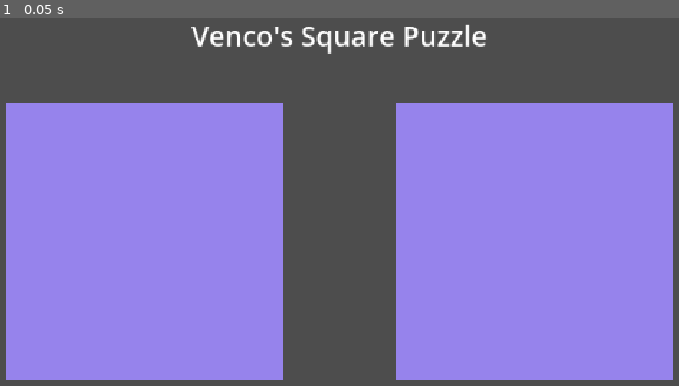
Above: before the commit, frame 1.
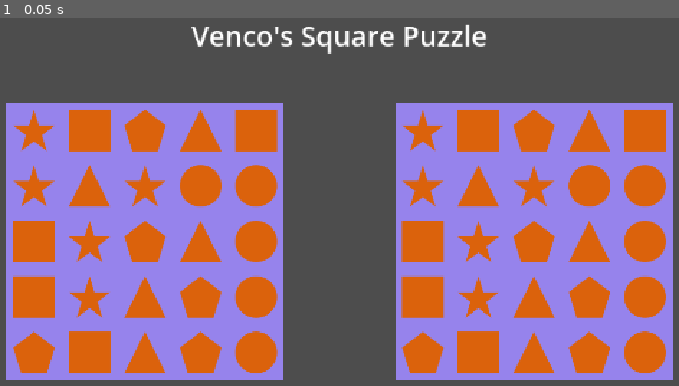
Above: after the commit, the same moment.

Repository: V3NCO/Arcade-Puzzle
Game: Godot game, scene res://Scenes/Ingame_Menu.tscn
The game is run twice, just before and just after one commit, with the same random seed, the same clock (stepped at 60 frames per second) and the same inputs.
Inputs:
- Up to frame 1 (0.05 s): no input

The runs differ from the first frame. In frame 1, 24% of the frame differs, in the area x 1-99%, y 25-97%.

Commit message:
First shuffler

Diff:
--- a/Scenes/Ingame_Menu.tscn
+++ b/Scenes/Ingame_Menu.tscn
@@ -1,6 +1,7 @@
-[gd_scene load_steps=4 format=3 uid="uid://bum60vuk0axb6"]
+[gd_scene load_steps=5 format=3 uid="uid://bum60vuk0axb6"]
 
-[ext_resource type="TileSet" uid="uid://iaw0cjpddc8b" path="res://TileSet/Yes.tres" id="1_tvkdg"]
+[ext_resource type="TileSet" uid="uid://cjuhwb3yscdf4" path="res://TileSet/tilescrazy.tres" id="1_mrwon"]
+[ext_resource type="Script" uid="uid://exwn140fa7is" path="res://Scripts/tile_map_layer.gd" id="2_mrwon"]
 
 [sub_resource type="Theme" id="Theme_2opte"]
 
@@ -58,4 +59,5 @@
 
 [node name="TileMapLayer" type="TileMapLayer" parent="."]
 position = Vector2(96, 124)
-tile_set = ExtResource("1_tvkdg")
+tile_set = ExtResource("1_mrwon")
+script = ExtResource("2_mrwon")
--- /dev/null
+++ b/Scripts/tile_map_layer.gd
@@ -0,0 +1,22 @@
+extends TileMapLayer
+
+
+func _ready():
+	init()
+
+func init():
+	var numbers_available = [5, 5, 5, 5, 5]
+	for n in range(5):
+		for m in range(5):
+			var finding_number = true
+			var current_number = 0
+			while finding_number:
+				current_number = randi_range(0, 4)
+				if numbers_available[current_number] >= 1:
+					numbers_available[current_number] -= 1
+					finding_number = false
+
+			print("range: "+str(n) +' '+ str(m))
+			print(str(current_number))
+			set_cell(Vector2i(n, m), 1, Vector2i(current_number, 0), 0)
+			set_cell(Vector2i(n+7, m), 1, Vector2i(current_number, 0), 0)
--- a/TileSet/Yes.tres
+++ /dev/null
@@ -1,105 +0,0 @@
-[gd_resource type="TileSet" load_steps=3 format=3 uid="uid://iaw0cjpddc8b"]
-
-[ext_resource type="Texture2D" uid="uid://cn18oyhi0ayej" path="res://images/vectors/tiles.svg" id="1_t77m7"]
-
-[sub_resource type="TileSetAtlasSource" id="TileSetAtlasSource_iwwli"]
-texture = ExtResource("1_t77m7")
-texture_region_size = Vector2i(80, 80)
-0:0/0 = 0
-1:0/0 = 0
-2:0/0 = 0
-3:0/0 = 0
-4:0/0 = 0
-6:0/0 = 0
-7:0/0 = 0
-8:0/0 = 0
-12:0/0 = 0
-17:0/0 = 0
-22:0/0 = 0
-0:1/0 = 0
-1:1/0 = 0
-2:1/0 = 0
-3:1/0 = 0
-4:1/0 = 0
-5:1/0 = 0
-6:1/0 = 0
-7:1/0 = 0
-8:1/0 = 0
-9:1/0 = 0
-11:1/0 = 0
-12:1/0 = 0
-13:1/0 = 0
-17:1/0 = 0
-20:1/0 = 0
-21:1/0 = 0
-22:1/0 = 0
-23:1/0 = 0
-24:1/0 = 0
-0:2/0 = 0
-1:2/0 = 0
-2:2/0 = 0
-3:2/0 = 0
-4:2/0 = 0
-5:2/0 = 0
-6:2/0 = 0
-7:2/0 = 0
-8:2/0 = 0
-9:2/0 = 0
-11:2/0 = 0
-12:2/0 = 0
-13:2/0 = 0
-15:2/0 = 0
-16:2/0 = 0
-17:2/0 = 0
-18:2/0 = 0
-19:2/0 = 0
-20:2/0 = 0
-21:2/0 = 0
-22:2/0 = 0
-23:2/0 = 0
-24:2/0 = 0
-0:3/0 = 0
-1:3/0 = 0
-2:3/0 = 0
-3:3/0 = 0
-4:3/0 = 0
-5:3/0 = 0
-6:3/0 = 0
-7:3/0 = 0
-8:3/0 = 0
-9:3/0 = 0
-10:3/0 = 0
-11:3/0 = 0
-12:3/0 = 0
-13:3/0 = 0
-14:3/0 = 0
-16:3/0 = 0
-17:3/0 = 0
-18:3/0 = 0
-20:3/0 = 0
-21:3/0 = 0
-22:3/0 = 0
-23:3/0 = 0
-24:3/0 = 0
-0:4/0 = 0
-1:4/0 = 0
-2:4/0 = 0
-3:4/0 = 0
-4:4/0 = 0
-6:4/0 = 0
-7:4/0 = 0
-8:4/0 = 0
-10:4/0 = 0
-11:4/0 = 0
-12:4/0 = 0
-13:4/0 = 0
-14:4/0 = 0
-16:4/0 = 0
-18:4/0 = 0
-21:4/0 = 0
-22:4/0 = 0
-23:4/0 = 0
-
-[resource]
-tile_size = Vector2i(80, 80)
-sources/0 = SubResource("TileSetAtlasSource_iwwli")
--- /dev/null
+++ b/TileSet/tilescrazy.tres
@@ -0,0 +1,16 @@
+[gd_resource type="TileSet" load_steps=3 format=3 uid="uid://cjuhwb3yscdf4"]
+
+[ext_resource type="Texture2D" uid="uid://cn18oyhi0ayej" path="res://images/vectors/tiles.svg" id="1_hvpb1"]
+
+[sub_resource type="TileSetAtlasSource" id="TileSetAtlasSource_lkomk"]
+texture = ExtResource("1_hvpb1")
+texture_region_size = Vector2i(80, 80)
+0:0/0 = 0
+1:0/0 = 0
+2:0/0 = 0
+3:0/0 = 0
+4:0/0 = 0
+
+[resource]
+tile_size = Vector2i(80, 80)
+sources/1 = SubResource("TileSetAtlasSource_lkomk")
Not shown, added: Scripts/tile_map_layer.gd.uid
